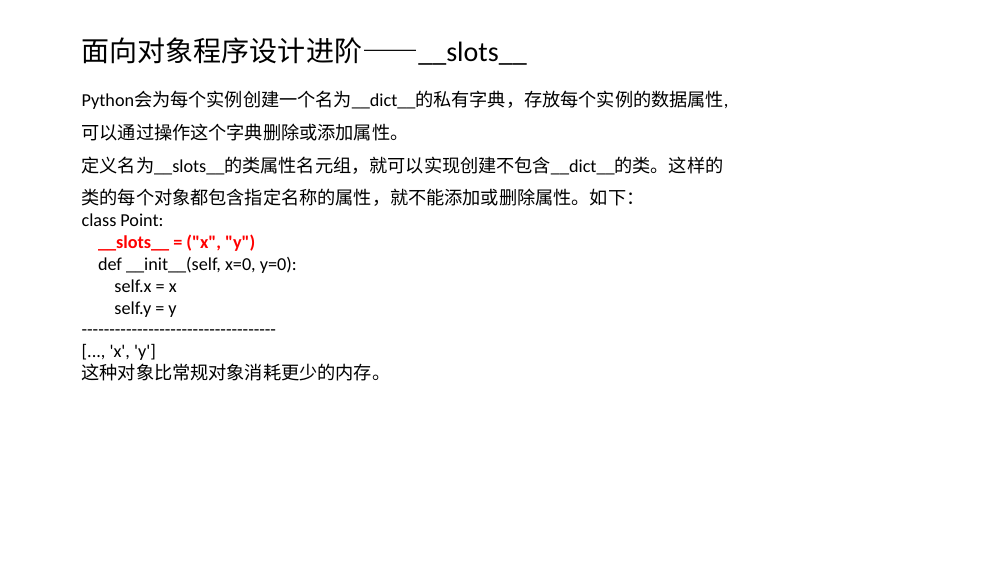
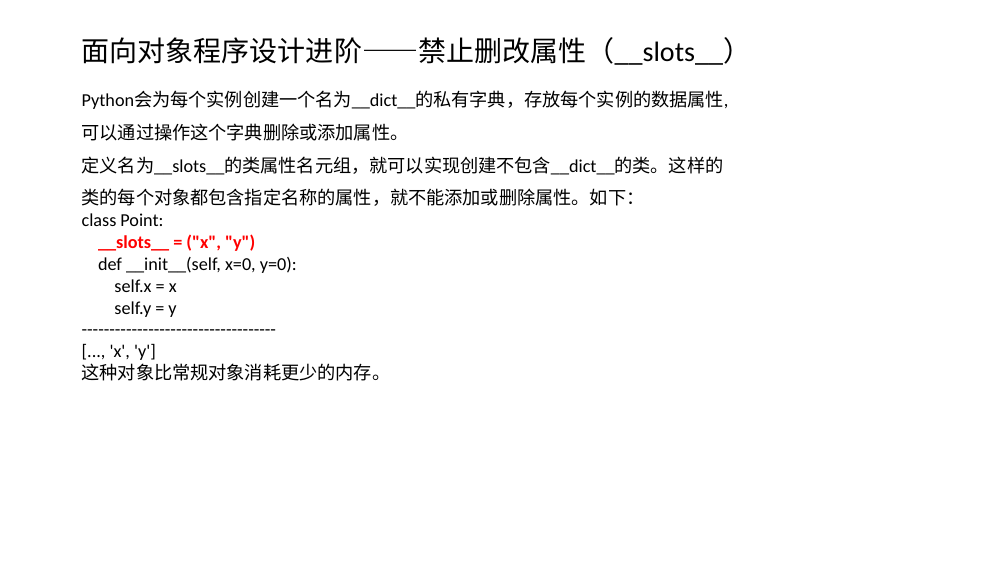
Before and after one commit to gmth7788/python_intro, a slide deck: slide 20 of python_intro_2.ppt. Drawn at 1008x567 pixels with LibreOffice and Linux fonts; fonts in the diff are those of the drawing; background and template pictures are left out. Boxes give left, top, right and bottom in pixels: in the first picture for what was removed or moved away, otherwise in the second. Text is boxed around its words. In the diff, an @@ line names an element or a change of style, - is before the commit and + after.

```diff
--- a/python_intro_2.ppt
+++ b/python_intro_2.ppt
@@ text at <box>82,37,752,65</box>: text changed @@
-面向对象程序设计进阶——__slots__
+面向对象程序设计进阶——禁止删改属性（__slots__）
```
Also in this commit, not shown: 1 other slide changed.
